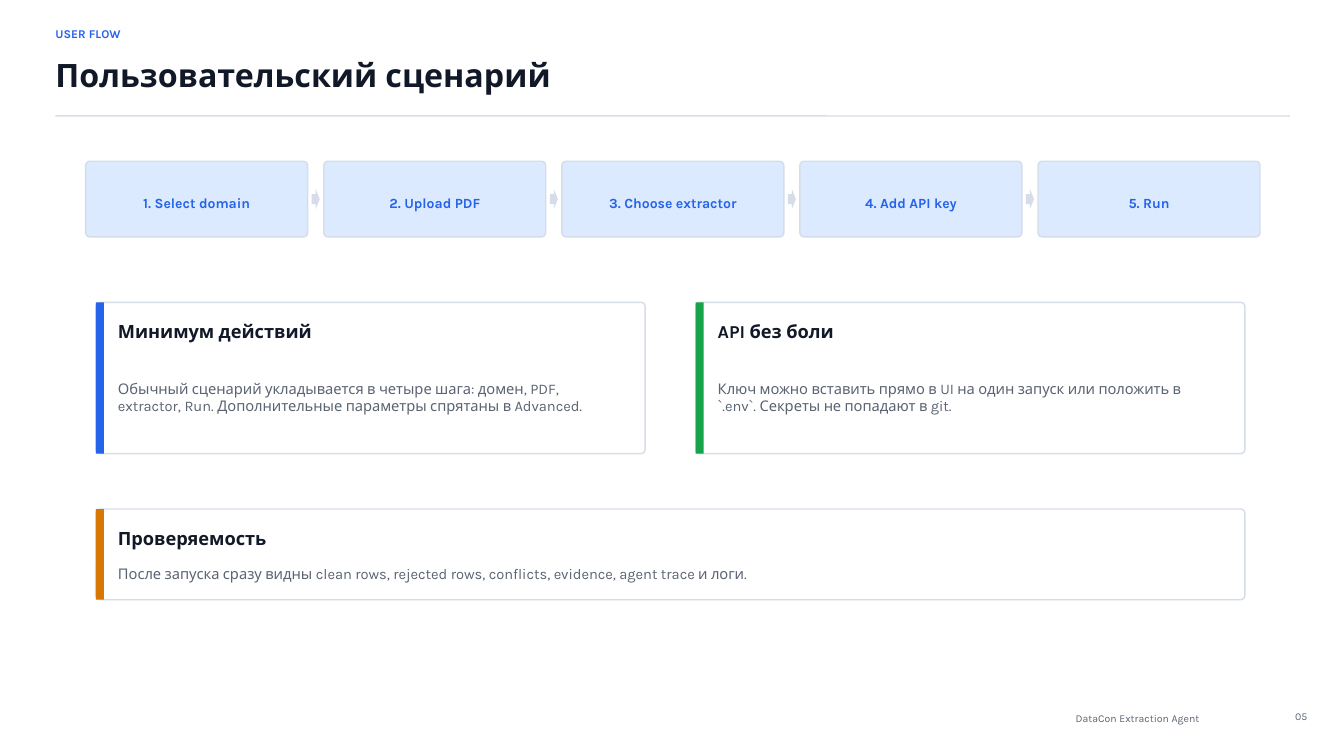
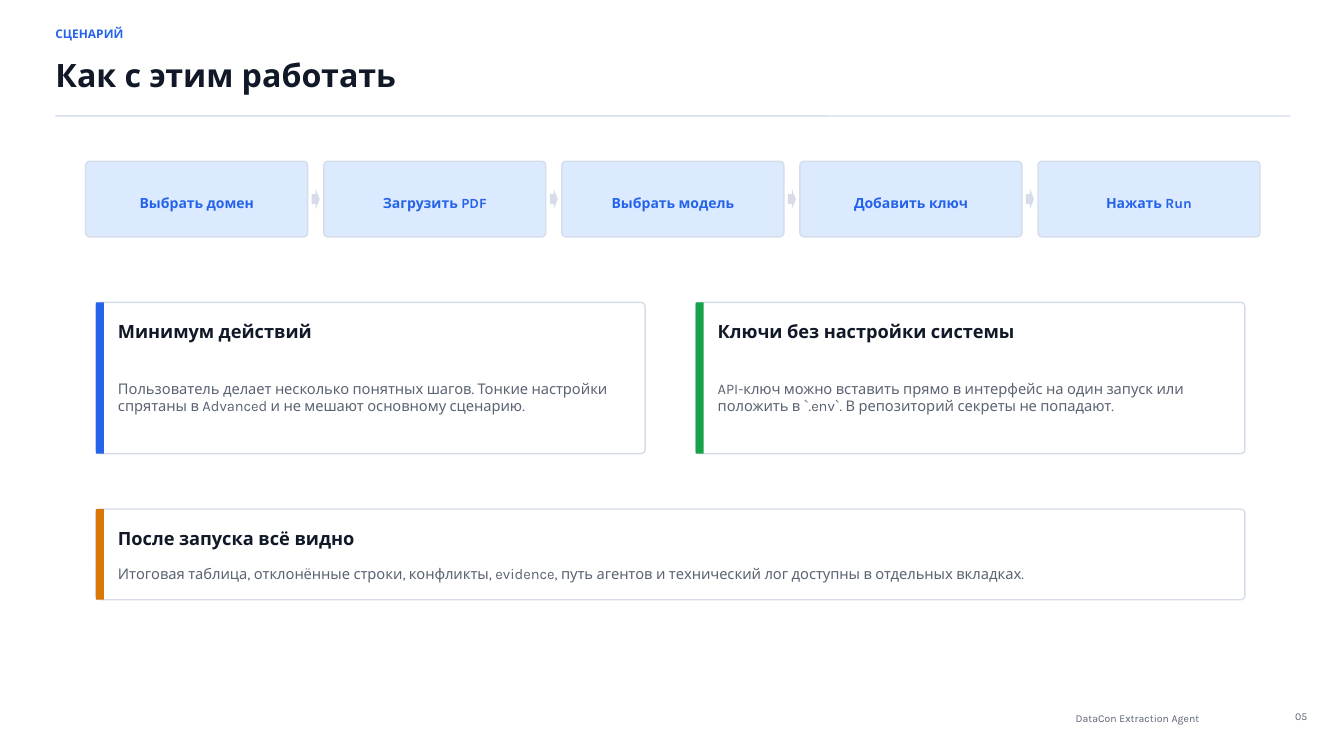
Before and after one commit to Aillight/DATACON-Million-miles-of-SMILES, a slide deck: slide 5 of presentation/DataCon_Extraction_Agent_Presentation.pptx. Drawn at 1344x756 pixels with LibreOffice and Linux fonts; fonts in the diff are those of the drawing. Boxes give left, top, right and bottom in pixels: in the first picture for what was removed or moved away, otherwise in the second. Text is boxed around its words. In the diff, an @@ line names an element or a change of style, - is before the commit and + after.

```diff
--- a/presentation/DataCon_Extraction_Agent_Presentation.pptx
+++ b/presentation/DataCon_Extraction_Agent_Presentation.pptx
@@ text at bbox=[55, 26, 123, 41]: text changed @@
-USER FLOW
+СЦЕНАРИЙ
@@ text at bbox=[55, 62, 396, 95]: text changed @@
-Пользовательский сценарий
+Как с этим работать
@@ text at bbox=[140, 197, 254, 212]: text changed @@
-1. Select domain
+Выбрать домен
@@ text at bbox=[383, 198, 486, 212]: text changed @@
-2. Upload PDF
+Загрузить PDF
@@ text at bbox=[612, 197, 734, 212]: text changed @@
-3. Choose extractor
+Выбрать модель
@@ text at bbox=[854, 197, 968, 211]: text changed @@
-4. Add API key
+Добавить ключ
@@ text at bbox=[1106, 198, 1191, 208]: text changed @@
-5. Run
+Нажать Run
@@ text at bbox=[718, 323, 1014, 343]: text changed @@
-API без боли
+Ключи без настройки системы
@@ text at bbox=[118, 383, 608, 415]: text changed @@
-Обычный сценарий укладывается в четыре шага: домен, PDF, extractor, Run. Дополнительные параметры спрятаны в Advanced.
+Пользователь делает несколько понятных шагов. Тонкие настройки спрятаны в Advanced и не мешают основному сценарию.
@@ text at bbox=[718, 383, 1184, 415]: text changed @@
-Ключ можно вставить прямо в UI на один запуск или положить в `.env`. Секреты не попадают в git.
+API-ключ можно вставить прямо в интерфейс на один запуск или положить в `.env`. В репозиторий секреты не попадают.
@@ text at bbox=[118, 531, 355, 550]: text changed @@
-Проверяемость
+После запуска всё видно
@@ text at bbox=[118, 568, 1021, 583]: text changed @@
-После запуска сразу видны clean rows, rejected rows, conflicts, evidence, agent trace и логи.
+Итоговая таблица, отклонённые строки, конфликты, evidence, путь агентов и технический лог доступны в отдельных вкладках.
```
Also in this commit, not shown: 19 other slides changed, 1 other file.
